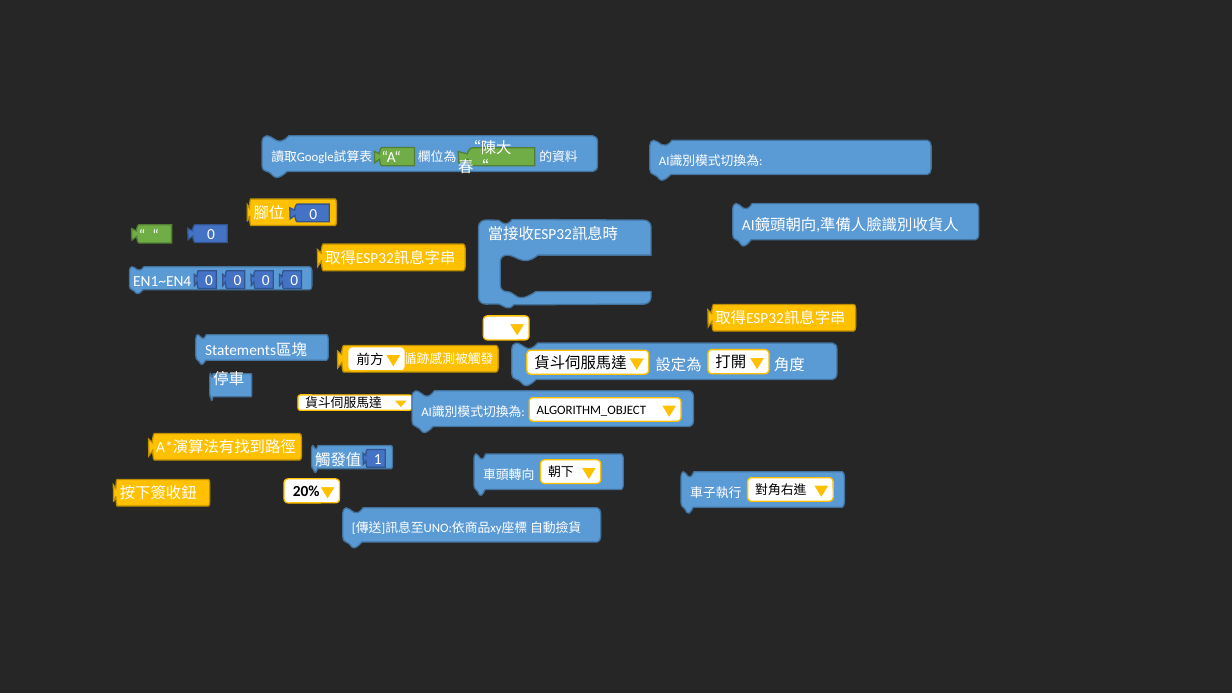
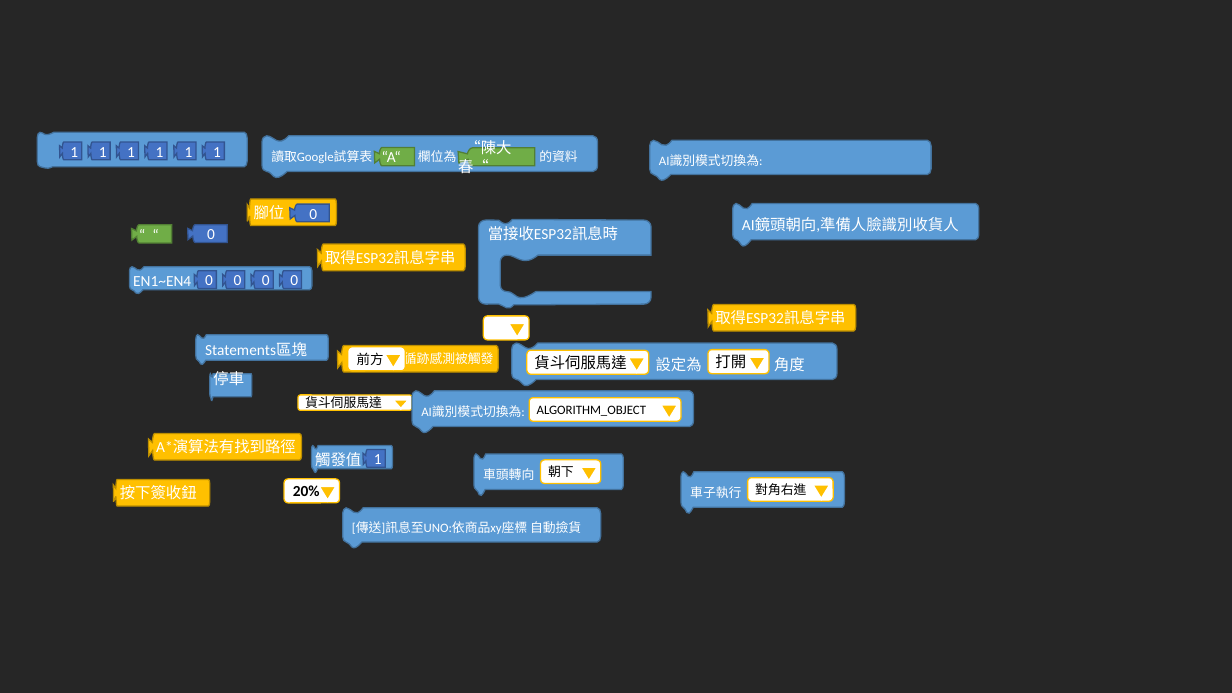
Before and after one commit to kingofamani/Arduino, a slide deck: slide 2 of tools/myCustomBlockly/iMi/block.pptx. Drawn at 1232x693 pixels with LibreOffice and Linux fonts; fonts in the diff are those of the drawing. Boxes give left, top, right and bottom in pixels: in the first picture for what was removed or moved away, otherwise in the second. Text is boxed around its words. In the diff, an @@ line names an element or a change of style, - is before the commit and + after.

```diff
--- a/tools/myCustomBlockly/iMi/block.pptx
+++ b/tools/myCustomBlockly/iMi/block.pptx
@@ group added at (37, 132, 247, 168): 7 freeform shapes @@
+1
+1
+1
+1
+1
+1
```
Also in this commit, not shown: 1 other slide changed, 2 other files.
